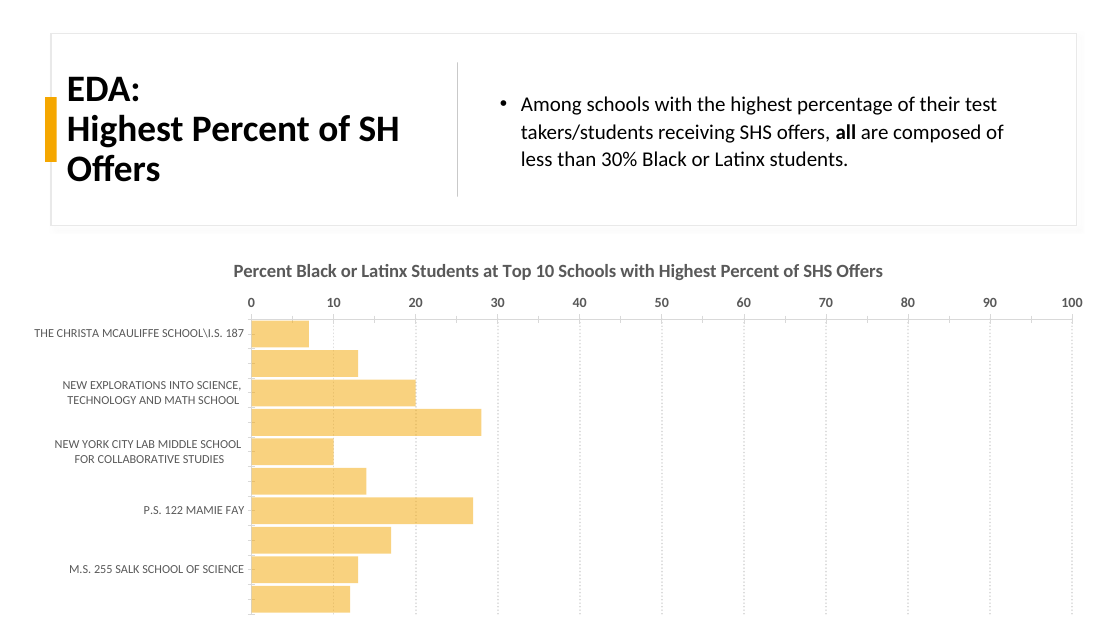
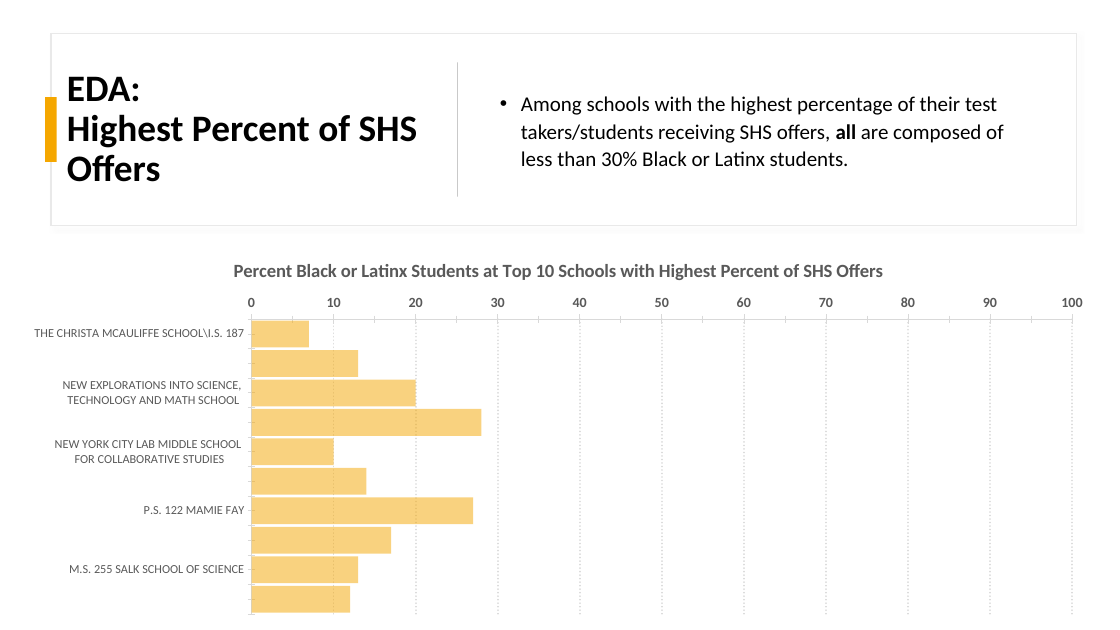
Before and after one commit to dj-m/CapstoneTwo, a slide deck: slide 10 of reports/submission/Capstone_Final_Presentation.pptx. Drawn at 1120x630 pixels with LibreOffice and Linux fonts; fonts in the diff are those of the drawing. Boxes give left, top, right and bottom in pixels: in the first picture for what was removed or moved away, otherwise in the second. Text is boxed around its words. In the diff, an @@ line names an element or a change of style, - is before the commit and + after.

```diff
--- a/reports/submission/Capstone_Final_Presentation.pptx
+++ b/reports/submission/Capstone_Final_Presentation.pptx
@@ title at [67,76,418,182]: text changed @@
-EDA:
-Highest Percent of SH Offers
+EDA:
+Highest Percent of SHS Offers
```
Also in this commit, not shown: 5 other slides changed, 2 other files.
